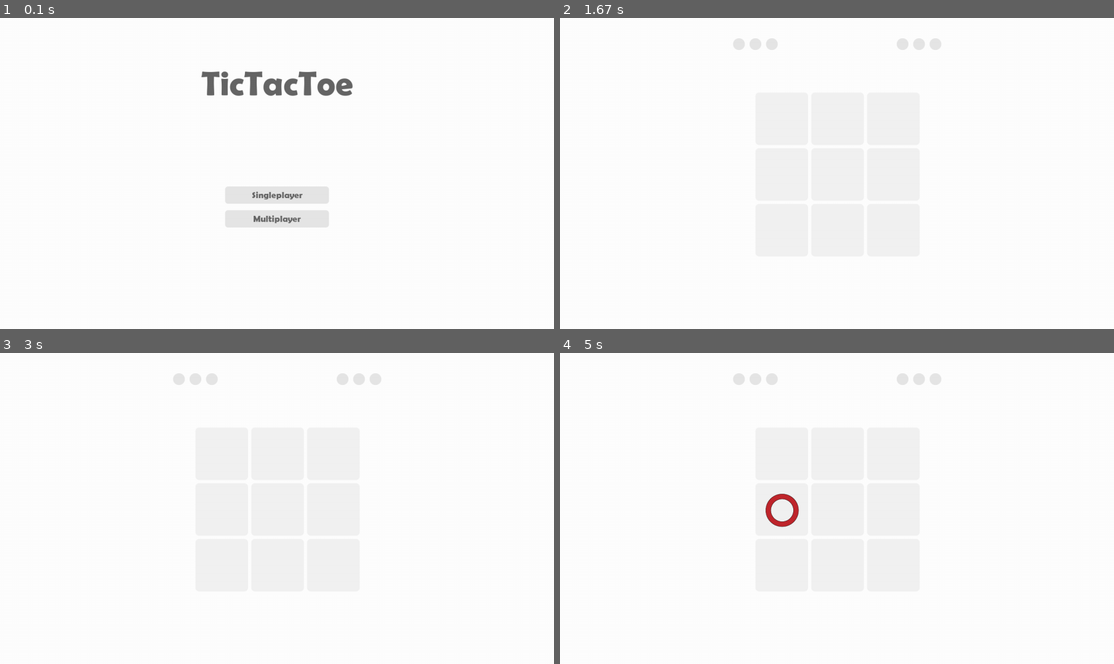
Above: before the commit, frames 1-4 (two rows, left to right).
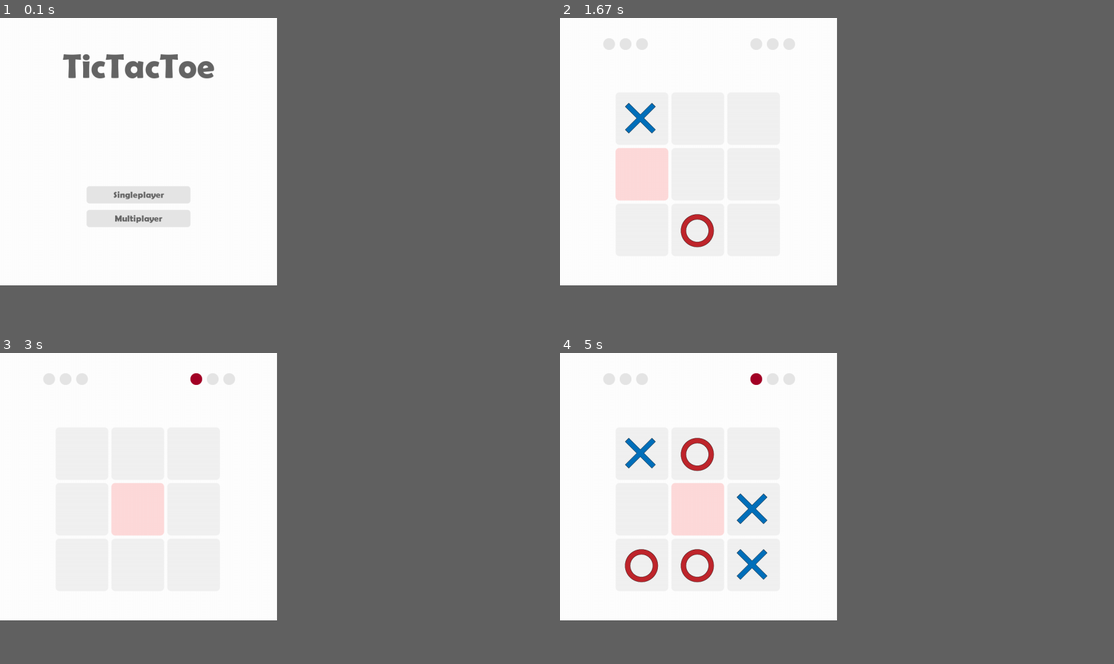
Above: after the commit, the same moments.

Repository: Cataratas/Pygames
Game: pygame game, started from TicTacToe.pyw
Same seed, same stepped clock (60 frames per second), same inputs: the game is played once before the commit and once after it.
Inputs (mouse positions are in pixels of both pictures, inside the frame that each line leads up to):
- Up to frame 1 (0.1 s): no input
- Up to frame 2 (1.67 s): click "Multiplayer" at 0.4 s; press the mouse at (643, 173) at 0.87 s; move the mouse to (681, 192) at 0.97 s; release the mouse at (720, 207) at 1.1 s; press the mouse at (698, 117) at 1.2 s; move the mouse to (676, 108) at 1.3 s; release the mouse at (659, 95) at 1.43 s; press the mouse at (643, 117) at 1.53 s; move the mouse to (654, 154) at 1.63 s
- Up to frame 3 (3 s): release the mouse at (110, 530) at 1.77 s; press the mouse at (83, 452) at 1.87 s; move the mouse to (77, 474) at 1.97 s; release the mouse at (72, 499) at 2.1 s; press the mouse at (83, 452) at 2.2 s; move the mouse to (99, 440) at 2.3 s; release the mouse at (121, 427) at 2.43 s; press the mouse at (83, 452) at 2.53 s; move the mouse to (99, 427) at 2.63 s; release the mouse at (116, 399) at 2.77 s; press the mouse at (83, 452) at 2.87 s; move the mouse to (116, 502) at 2.97 s
- Up to frame 4 (5 s): release the mouse at (715, 555) at 3.1 s; press the mouse at (643, 452) at 3.2 s; move the mouse to (709, 480) at 3.3 s; release the mouse at (776, 508) at 3.43 s; press the mouse at (698, 564) at 3.53 s; move the mouse to (709, 502) at 3.63 s; release the mouse at (720, 440) at 3.77 s; press the mouse at (698, 564) at 3.87 s; move the mouse to (665, 511) at 3.97 s; release the mouse at (632, 458) at 4.1 s; press the mouse at (698, 452) at 4.2 s; move the mouse to (676, 520) at 4.3 s; release the mouse at (659, 589) at 4.43 s; press the mouse at (753, 508) at 4.53 s; move the mouse to (742, 536) at 4.63 s; release the mouse at (737, 567) at 4.77 s; press the mouse at (698, 508) at 4.87 s; move the mouse to (687, 520) at 4.97 s
In our replay, the window is 900x506 before the commit and 450x435 after it. These sizes can differ from the game's own. Grey fills any space a smaller window leaves; there, only what the larger window draws over its background counts as a difference.

The runs differ from the first frame. In frame 1, 3.9% of the frame differs, in the area x 11-64%, y 11-68%; in frame 2, 2.3%; in frame 3, 1.8%; in frame 4, 3.7%.

Commit message:
Reduced resolution

Diff:
--- a/TicTacToe.pyw
+++ b/TicTacToe.pyw
@@ -6,7 +6,7 @@
 pygame.display.init(), pygame.font.init()
 
 clock = pygame.time.Clock()
-screen = pygame.display.set_mode((1280, 720))
+screen = pygame.display.set_mode((640, 620))
 
 
 def resource_path(relative_path):
@@ -65,9 +65,9 @@
     board = [[0 for i in range(3)] for j in range(3)]
     Buttons = [[0 for i in range(3)] for j in range(3)]
 
-    x, y = 451, 43
+    x, y = 128, 43
     for i in range(3):
-        x = 451; y += 129
+        x = 128; y += 129
         for j in range(3):
             Buttons[i][j] = Button(" ", "Tile", x, y)
             x += 129
@@ -180,34 +180,34 @@
         screen.fill(white)
 
         for i in range(3):
-            draw(resource_path("./Layout/BlackCircle.png"), 400 + 38*i, 47)
-            draw(resource_path("./Layout/BlackCircle.png"), 778 + 38*i, 47)
-        for i in range(userscore): draw(resource_path("./Layout/BlueCircle.png"), 400 + 38*i, 47)
-        for i in range(compscore): draw(resource_path("./Layout/RedCircle.png"), 778 + 38*i, 47)
+            draw(resource_path("./Layout/BlackCircle.png"), 100 + 38*i, 47)
+            draw(resource_path("./Layout/BlackCircle.png"), 440 + 38*i, 47)
+        for i in range(userscore): draw(resource_path("./Layout/BlueCircle.png"), 100 + 38*i, 47)
+        for i in range(compscore): draw(resource_path("./Layout/RedCircle.png"), 440 + 38*i, 47)
 
         for i in range(3):
             for j in range(3):
                 Buttons[i][j].show(mouse, board[i][j] == 0, br=br)
 
         # Display Symbols
-        x, y = 475, 197
+        x, y = 150, 197
         for i in range(3):
             for j in range(3):
                 if board[i][j] == "x": draw(resource_path("./Layout/X.png"), x, y)
                 elif board[i][j] == "o": draw(resource_path("./Layout/O.png"), x, y)
                 x += 129
-            x = 475; y += 129
+            x = 150; y += 129
 
         pygame.display.update(), clock.tick(25)
 
 
 def Menu(mode=True):
-    OnePlayer = Button("Singleplayer", "Long Gray", 520, 390, (240, 40))
-    TwoPlayer = Button("Multiplayer", "Long Gray", 520, 445, (240, 40))
-    Easy = Button("Fácil", "Gray", 325, 410, (200, 40))
-    Medium = Button("Normal", "Gray", 540, 410, (200, 40))
-    Hard = Button("Difícil", "Gray", 755, 410, (200, 40))
-    Return = Button("Voltar", "Gray", 25, 655, (200, 40))
+    OnePlayer = Button("Singleplayer", "Long Gray", 200, 390, (240, 40))
+    TwoPlayer = Button("Multiplayer", "Long Gray", 200, 445, (240, 40))
+    Easy = Button("Fácil", "Gray", 220, 335, (200, 40))
+    Medium = Button("Normal", "Gray", 220, 390, (200, 40))
+    Hard = Button("Difícil", "Gray", 220, 445, (200, 40))
+    Return = Button("Voltar", "Gray", 25, 555, (200, 40))
 
     while True:
         mouse = pygame.mouse.get_pos()
@@ -227,7 +227,7 @@
 
         screen.fill(white)
 
-        centerprint("TicTacToe", 340, 100, 600, 100, font=font81)
+        centerprint("TicTacToe", 220, 100, 200, 20, font=font81)
 
         if mode: OnePlayer.show(mouse, rand=True), TwoPlayer.show(mouse, rand=True)
         if not mode: Easy.show(mouse, rand=True), Medium.show(mouse, rand=True), Hard.show(mouse, rand=True), Return.show(mouse, rand=True)
